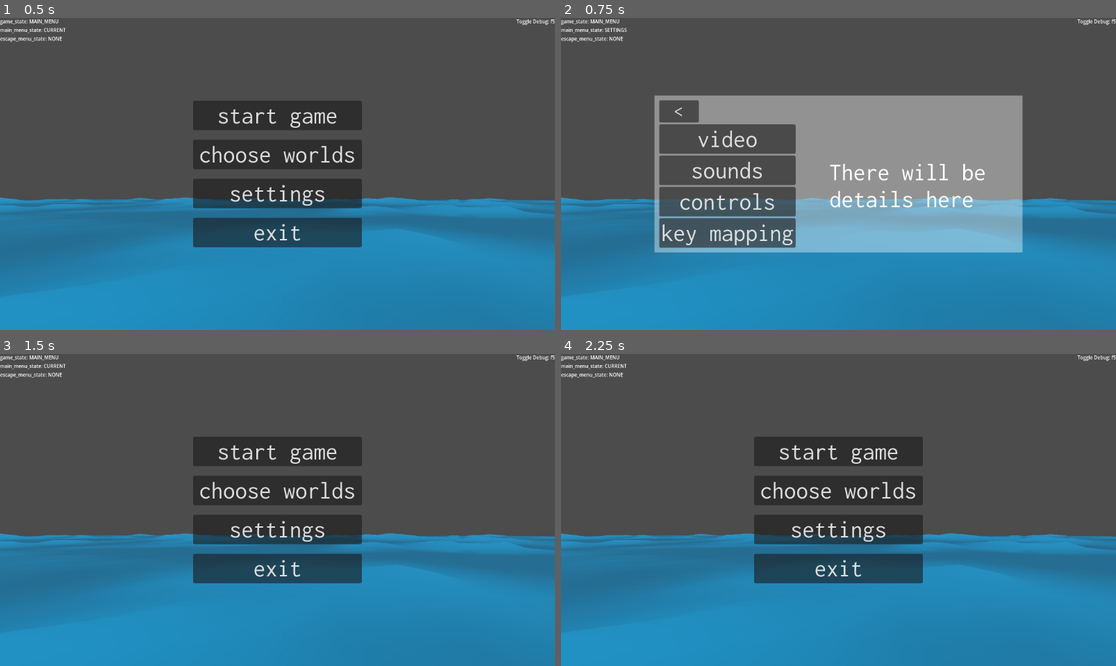
Above: before the commit, frames 1-4 (two rows, left to right).
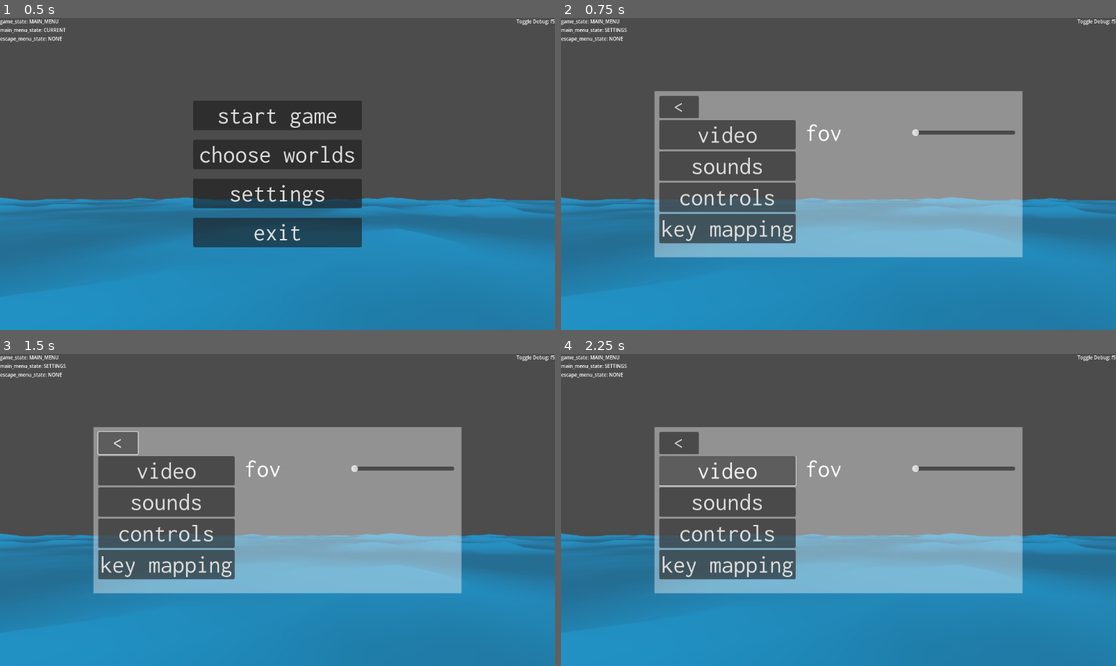
Above: after the commit, the same moments.

Repository: illogicalapple/open-water
Game: Godot game, scene res://scenes/start_menu.tscn
The game is run twice, just before and just after one commit, with the same random seed, the same clock (stepped at 60 frames per second) and the same inputs.
Inputs (mouse positions are in pixels of both pictures, inside the frame that each line leads up to):
- Up to frame 1 (0.5 s): no input
- Up to frame 2 (0.75 s): click "settings" at 0.5 s
- Up to frame 3 (1.5 s): click "<" at 1.25 s
- Up to frame 4 (2.25 s): click (727, 469) at 2 s, where only the run after the commit has a clickable "video"

Frame 1 is identical in both runs. In frame 2, 6.6% of the frame differs, in the area x 16-84%, y 23-77%; in frame 3, 31%; in frame 4, 31%, in the area x 7-84%, y 3-77%.

Commit message:
made settings scene an autoload

Diff:
--- a/project.godot
+++ b/project.godot
@@ -17,6 +17,7 @@
 
 [autoload]
 
+Settings="*res://scenes/settings_menu.tscn"
 Debug="*res://scenes/debug.tscn"
 States="*res://states.gd"
 EscapeMenu="*res://scenes/escape_menu.tscn"
--- /dev/null
+++ b/scenes/VideoSubMenu.gd
@@ -0,0 +1,13 @@
+extends ScrollContainer
+
+@onready var fov_slider_label : Label = $VBoxContainer/FOV/Value
+
+
+# Called when the node enters the scene tree for the first time.
+func _ready() -> void:
+	#fov_slider_label.text =
+	pass
+
+
+func fov_slider_change(value: float) -> void:
+	fov_slider_label.text = str(value)
--- a/scenes/escape_menu.gd
+++ b/scenes/escape_menu.gd
@@ -1,11 +1,11 @@
 extends Control
 
-@onready var settings_menu := $Settings
+#@onready var settings_menu := $Settings
 @onready var main_select_menu := $"Main Select"
 var main_menu_scene : PackedScene = preload("res://scenes/start_menu.tscn")
 
 ## Saves mouse mode used before entering escape menu.
-## When escape menu exots, will reset mouse mode to this.
+## When escape menu exits, will reset mouse mode to this.
 var previous_mouse_mode : Input.MouseMode
 
 ## Sets to invisible on start.
@@ -14,6 +14,7 @@
 
 ## Listens for escape button and exits any sub-menus if pressed.
 ## Also exits escape menu is not in sub menu.
+## If not in escape menu, will enter escape menu.
 func _unhandled_input(event: InputEvent) -> void:
 	if event.is_action_pressed("esc"):
 		match States.game_state:
@@ -60,11 +61,11 @@
 	get_tree().quit()
 
 func enter_settings_menu() -> void:
-	settings_menu.visible = true
+	Settings.visible = true
 	main_select_menu.visible = false
 	States.escape_menu_state = States.EscapeMenuStates.SETTINGS
 
 func exit_settings_menu() -> void:
-	settings_menu.visible = false
+	Settings.visible = false
 	main_select_menu.visible = true
 	States.escape_menu_state = States.EscapeMenuStates.CURRENT
--- a/scenes/escape_menu.tscn
+++ b/scenes/escape_menu.tscn
@@ -1,8 +1,7 @@
-[gd_scene load_steps=4 format=3 uid="uid://cfabx8qqthunj"]
+[gd_scene load_steps=3 format=3 uid="uid://cfabx8qqthunj"]
 
 [ext_resource type="Theme" uid="uid://yqhp0x75g3lx" path="res://menu_theme.tres" id="1_li3g8"]
 [ext_resource type="Script" path="res://scenes/escape_menu.gd" id="2_ni2dt"]
-[ext_resource type="PackedScene" uid="uid://bgfolw02g0rtq" path="res://scenes/settings_menu.tscn" id="3_meo3l"]
 
 [node name="escape_menu" type="Control"]
 process_mode = 3
@@ -50,15 +49,7 @@
 layout_mode = 2
 text = "exit"
 
-[node name="Settings" parent="." instance=ExtResource("3_meo3l")]
-layout_mode = 1
-offset_top = -163.0
-offset_bottom = 163.0
-
 [connection signal="pressed" from="Main Select/VBoxContainer/Resume" to="." method="resume"]
 [connection signal="pressed" from="Main Select/VBoxContainer/Settings" to="." method="enter_settings_menu"]
 [connection signal="pressed" from="Main Select/VBoxContainer/MainMenu" to="." method="main_menu"]
 [connection signal="pressed" from="Main Select/VBoxContainer/ExitGame" to="." method="exit_pressed"]
-[connection signal="pressed" from="Settings/MarginContainer2/VBoxContainer/ExitSettings" to="." method="exit_settings_menu"]
-
-[editable path="Settings"]
--- /dev/null
+++ b/scenes/settings.gd
@@ -0,0 +1,32 @@
+extends CanvasLayer
+
+enum VideoSettings {FOV}
+
+## Stores all settings from below.
+var settings : Dictionary
+
+var video_settings : Dictionary = {
+	VideoSettings.FOV: 75,
+}
+
+var audio_settings : Dictionary
+
+var key_map_settings : Dictionary
+
+var settings_file_path : String = "user://settings.cfg"
+
+var config = ConfigFile.new()
+
+# Called when the node enters the scene tree for the first time.
+func _ready() -> void:
+	visible = false
+	pass
+
+# Called every frame. 'delta' is the elapsed time since the previous frame.
+func _process(delta: float) -> void:
+	pass
+
+func save_settings() -> void:
+
+
+	pass
--- a/scenes/settings_menu.tscn
+++ b/scenes/settings_menu.tscn
@@ -1,34 +1,41 @@
-[gd_scene format=3 uid="uid://bgfolw02g0rtq"]
+[gd_scene load_steps=4 format=3 uid="uid://bgfolw02g0rtq"]
 
-[node name="Settings" type="MarginContainer"]
-visible = false
+[ext_resource type="Theme" uid="uid://yqhp0x75g3lx" path="res://menu_theme.tres" id="1_chgt2"]
+[ext_resource type="Script" path="res://scenes/settings.gd" id="1_oid88"]
+[ext_resource type="Script" path="res://scenes/VideoSubMenu.gd" id="3_888ed"]
+
+[node name="Settings" type="CanvasLayer"]
+script = ExtResource("1_oid88")
+
+[node name="MarginContainer" type="MarginContainer" parent="."]
 anchors_preset = 8
 anchor_left = 0.5
 anchor_top = 0.5
 anchor_right = 0.5
 anchor_bottom = 0.5
 offset_left = -382.0
-offset_top = -108.5
+offset_top = -172.5
 offset_right = 382.0
-offset_bottom = 108.5
+offset_bottom = 172.5
 grow_horizontal = 2
 grow_vertical = 2
+theme = ExtResource("1_chgt2")
 
-[node name="ColorRect" type="ColorRect" parent="."]
+[node name="ColorRect" type="ColorRect" parent="MarginContainer"]
 layout_mode = 2
 color = Color(1, 1, 1, 0.392157)
 
-[node name="MarginContainer2" type="MarginContainer" parent="."]
+[node name="MarginContainer" type="MarginContainer" parent="MarginContainer"]
 layout_mode = 2
 theme_override_constants/margin_left = 10
 theme_override_constants/margin_top = 10
 theme_override_constants/margin_right = 10
 theme_override_constants/margin_bottom = 10
 
-[node name="VBoxContainer" type="VBoxContainer" parent="MarginContainer2"]
+[node name="VBoxContainer" type="VBoxContainer" parent="MarginContainer/MarginContainer"]
 layout_mode = 2
 
-[node name="ExitSettings" type="Button" parent="MarginContainer2/VBoxContainer"]
+[node name="ExitSettings" type="Button" parent="MarginContainer/MarginContainer/VBoxContainer"]
 custom_minimum_size = Vector2(82.19, 0)
 layout_mode = 2
 size_flags_horizontal = 0
@@ -36,32 +43,61 @@
 theme_override_font_sizes/font_size = 35
 text = "<"
 
-[node name="HBoxContainer" type="HBoxContainer" parent="MarginContainer2/VBoxContainer"]
+[node name="HBoxContainer" type="HBoxContainer" parent="MarginContainer/MarginContainer/VBoxContainer"]
 layout_mode = 2
 
-[node name="VBoxContainer" type="VBoxContainer" parent="MarginContainer2/VBoxContainer/HBoxContainer"]
+[node name="SubMenuSelector" type="ScrollContainer" parent="MarginContainer/MarginContainer/VBoxContainer/HBoxContainer"]
+custom_minimum_size = Vector2(300, 264)
+layout_mode = 2
+vertical_scroll_mode = 0
+
+[node name="VBoxContainer" type="VBoxContainer" parent="MarginContainer/MarginContainer/VBoxContainer/HBoxContainer/SubMenuSelector"]
 layout_mode = 2
 size_flags_horizontal = 0
 
-[node name="Button" type="Button" parent="MarginContainer2/VBoxContainer/HBoxContainer/VBoxContainer"]
+[node name="Video" type="Button" parent="MarginContainer/MarginContainer/VBoxContainer/HBoxContainer/SubMenuSelector/VBoxContainer"]
 layout_mode = 2
 text = "video"
 
-[node name="Button2" type="Button" parent="MarginContainer2/VBoxContainer/HBoxContainer/VBoxContainer"]
+[node name="Sounds" type="Button" parent="MarginContainer/MarginContainer/VBoxContainer/HBoxContainer/SubMenuSelector/VBoxContainer"]
 layout_mode = 2
 text = "sounds"
 
-[node name="Button3" type="Button" parent="MarginContainer2/VBoxContainer/HBoxContainer/VBoxContainer"]
+[node name="Controls" type="Button" parent="MarginContainer/MarginContainer/VBoxContainer/HBoxContainer/SubMenuSelector/VBoxContainer"]
 layout_mode = 2
 text = "controls"
 
-[node name="Button4" type="Button" parent="MarginContainer2/VBoxContainer/HBoxContainer/VBoxContainer"]
+[node name="KeyMapping" type="Button" parent="MarginContainer/MarginContainer/VBoxContainer/HBoxContainer/SubMenuSelector/VBoxContainer"]
 layout_mode = 2
 size_flags_horizontal = 0
 text = "key mapping"
 
-[node name="Label" type="Label" parent="MarginContainer2/VBoxContainer/HBoxContainer"]
+[node name="VideoSubMenu" type="ScrollContainer" parent="MarginContainer/MarginContainer/VBoxContainer/HBoxContainer"]
 layout_mode = 2
-size_flags_horizontal = 6
-text = "There will be
-details here"
+size_flags_horizontal = 3
+horizontal_scroll_mode = 0
+script = ExtResource("3_888ed")
+
+[node name="VBoxContainer" type="VBoxContainer" parent="MarginContainer/MarginContainer/VBoxContainer/HBoxContainer/VideoSubMenu"]
+layout_mode = 2
+size_flags_horizontal = 3
+
+[node name="FOV" type="HBoxContainer" parent="MarginContainer/MarginContainer/VBoxContainer/HBoxContainer/VideoSubMenu/VBoxContainer"]
+layout_mode = 2
+
+[node name="Title" type="Label" parent="MarginContainer/MarginContainer/VBoxContainer/HBoxContainer/VideoSubMenu/VBoxContainer/FOV"]
+layout_mode = 2
+text = "fov"
+
+[node name="HSlider" type="HSlider" parent="MarginContainer/MarginContainer/VBoxContainer/HBoxContainer/VideoSubMenu/VBoxContainer/FOV"]
+layout_mode = 2
+size_flags_horizontal = 3
+size_flags_vertical = 4
+min_value = 1.0
+max_value = 179.0
+value = 75.0
+
+[node name="Value" type="Label" parent="MarginContainer/MarginContainer/VBoxContainer/HBoxContainer/VideoSubMenu/VBoxContainer/FOV"]
+layout_mode = 2
+
+[connection signal="value_changed" from="MarginContainer/MarginContainer/VBoxContainer/HBoxContainer/VideoSubMenu/VBoxContainer/FOV/HSlider" to="MarginContainer/MarginContainer/VBoxContainer/HBoxContainer/VideoSubMenu" method="fov_slider_change"]
--- a/scenes/start_menu.gd
+++ b/scenes/start_menu.gd
@@ -2,7 +2,7 @@
 
 @onready var world_select_menu := $"World Select"
 @onready var main_select_menu := $"Main Select"
-@onready var settings_menu := $Settings
+#@onready var settings_menu := $Settings
 
 var main_scene : PackedScene = preload("res://main.tscn")
 
@@ -34,11 +34,6 @@
 	world_select_menu.visible = true
 	States.main_menu_state = States.MainMenuStates.CHOOSE_WORLDS
 
-func enter_settings_menu() -> void:
-	States.main_menu_state = States.MainMenuStates.SETTINGS
-	main_select_menu.visible = false
-	settings_menu.visible = true
-
 func exit_world_select() -> void:
 	States.main_menu_state = States.MainMenuStates.CURRENT
 	world_select_menu.visible = false
@@ -46,5 +41,10 @@
 
 func exit_settings_menu() -> void:
 	States.main_menu_state = States.MainMenuStates.CURRENT
-	settings_menu.visible = false
+	Settings.visible = false
 	main_select_menu.visible = true
+
+func enter_settings_menu() -> void:
+	States.main_menu_state = States.MainMenuStates.SETTINGS
+	main_select_menu.visible = false
+	Settings.visible = true
--- a/scenes/start_menu.tscn
+++ b/scenes/start_menu.tscn
@@ -1,9 +1,8 @@
-[gd_scene load_steps=5 format=3 uid="uid://riiby56w7xo0"]
+[gd_scene load_steps=4 format=3 uid="uid://riiby56w7xo0"]
 
 [ext_resource type="Theme" uid="uid://yqhp0x75g3lx" path="res://menu_theme.tres" id="1_hy3ew"]
 [ext_resource type="Script" path="res://scenes/start_menu.gd" id="1_ir7u2"]
 [ext_resource type="Texture2D" uid="uid://dmnj2vjb2nuo1" path="res://assets/images/background.jpg" id="3_ohxti"]
-[ext_resource type="PackedScene" uid="uid://bgfolw02g0rtq" path="res://scenes/settings_menu.tscn" id="4_t71m2"]
 
 [node name="Main Menu" type="Control"]
 layout_mode = 3
@@ -133,16 +132,8 @@
 layout_mode = 2
 text = "world 8"
 
-[node name="Settings" parent="." instance=ExtResource("4_t71m2")]
-layout_mode = 1
-offset_top = -163.0
-offset_bottom = 163.0
-
 [connection signal="pressed" from="Main Select/VBoxContainer/Start" to="." method="start_pressed"]
 [connection signal="pressed" from="Main Select/VBoxContainer/WorldSelect" to="." method="enter_world_select"]
 [connection signal="pressed" from="Main Select/VBoxContainer/Settings" to="." method="enter_settings_menu"]
 [connection signal="pressed" from="Main Select/VBoxContainer/exit_game" to="." method="exit_pressed"]
 [connection signal="pressed" from="World Select/MarginContainer2/VBoxContainer/ExitWorldSelect" to="." method="exit_world_select"]
-[connection signal="pressed" from="Settings/MarginContainer2/VBoxContainer/ExitSettings" to="." method="exit_settings_menu"]
-
-[editable path="Settings"]
